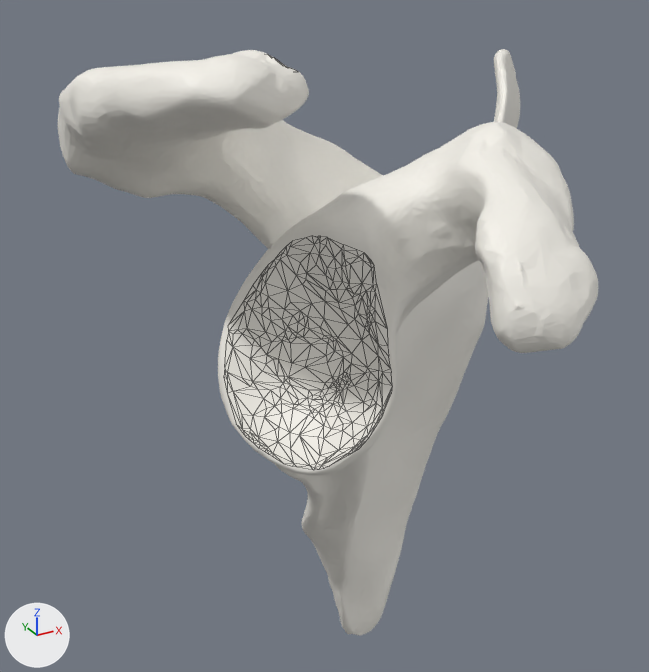
One commit to the glTF model models/v3-scapula.glb: the scene before it, then after it.
Rendered twice from a 50 mm lens placed at (-0.506, -0.736, 0.568), pointed at (-0.046, 0.1, 0.15). Every picture has the same lights, and +X, +Y and +Z are marked at lower left. The older version comes first. Mesh edges are drawn as thin lines on the coarser meshes.

The older version as bpy lines, for what is in view:
```python
me_scapula_r_0 = bpy.data.meshes.new('Scapula.r#0')
me_scapula_r_0.from_pydata(...)  # 12337 vertices, 24592 faces; spans x -0.345..0.345, y -0.349..0.349, z -0.5..0.5
me_scapula_r_0.materials.append(mat_defaultmaterial)
me_scapula_r_1 = bpy.data.meshes.new('Scapula.r#1')
me_scapula_r_1.from_pydata(...)  # 408 vertices, 731 faces; spans x -0.238..-0.141, y -0.19..-0.048, z 0.157..0.495
me_scapula_r_1.materials.append(mat_defaultmaterial_001)
ob_scapula_r_0 = bpy.data.objects.new('Scapula.r#0', me_scapula_r_0)
ob_scapula_r_0.location = (0.0, 0.0, 0.0)
ob_scapula_r_1 = bpy.data.objects.new('Scapula.r#1', me_scapula_r_1)
ob_scapula_r_1.location = (0.0, 0.0, 0.0)
```
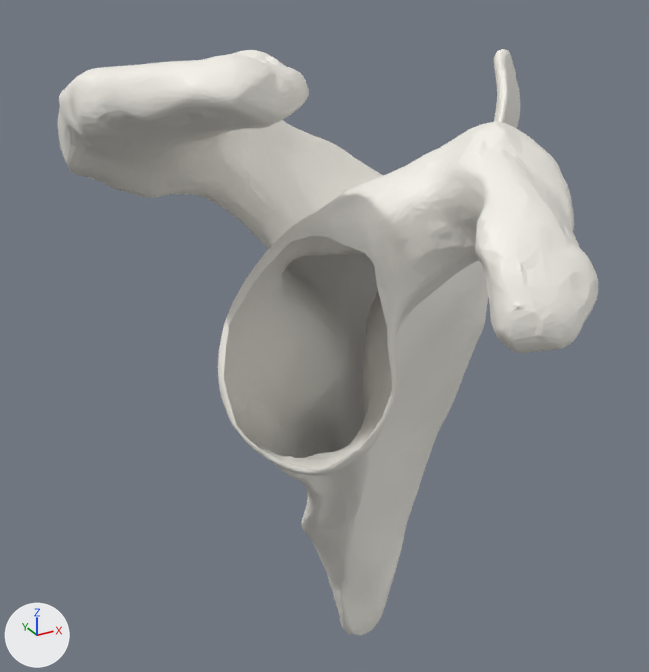
The change, as a diff of the scene's bpy script:
```diff
--- a/models/v3-scapula.glb.py
+++ b/models/v3-scapula.glb.py
@@ ob_scapula_r_1 @@
-ob_scapula_r_1 = bpy.data.objects.new('Scapula.r#1', me_scapula_r_1)
-ob_scapula_r_1.location = (0.0, 0.0, 0.0)
```

Location of each change, (x1, y1, x2, y2) in pixels of the pictures (649 x 672 px):
'Scapula.r#1', deleted
    before: (224, 236, 392, 470)
